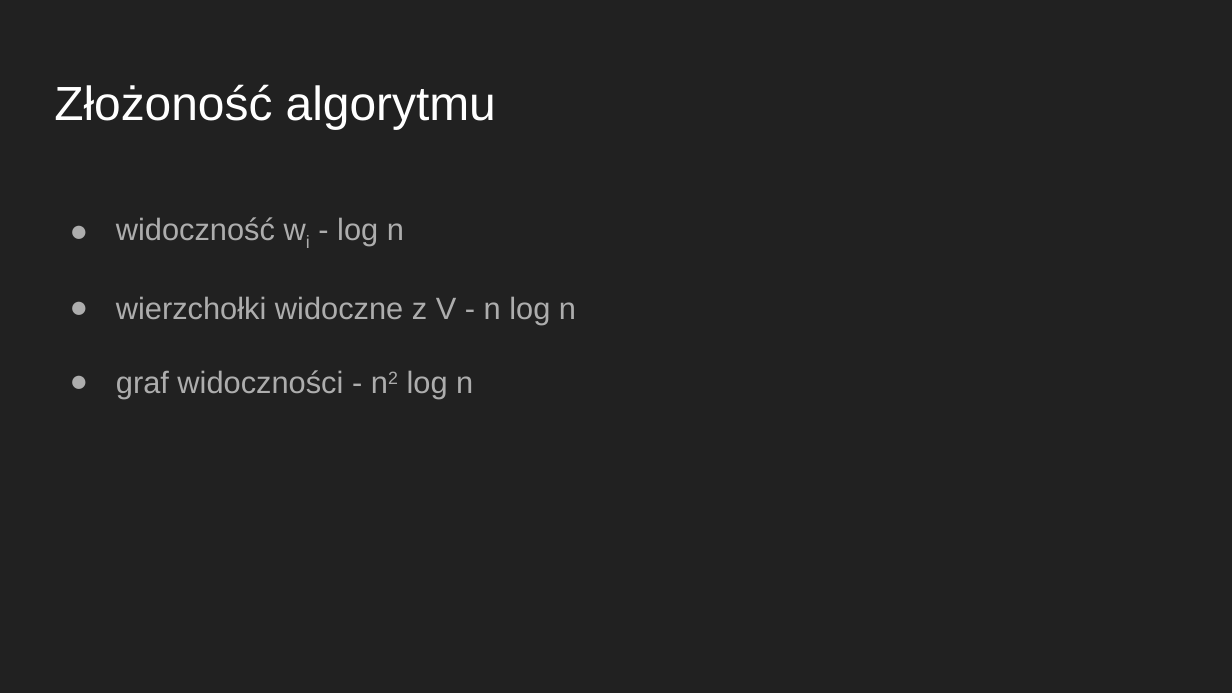
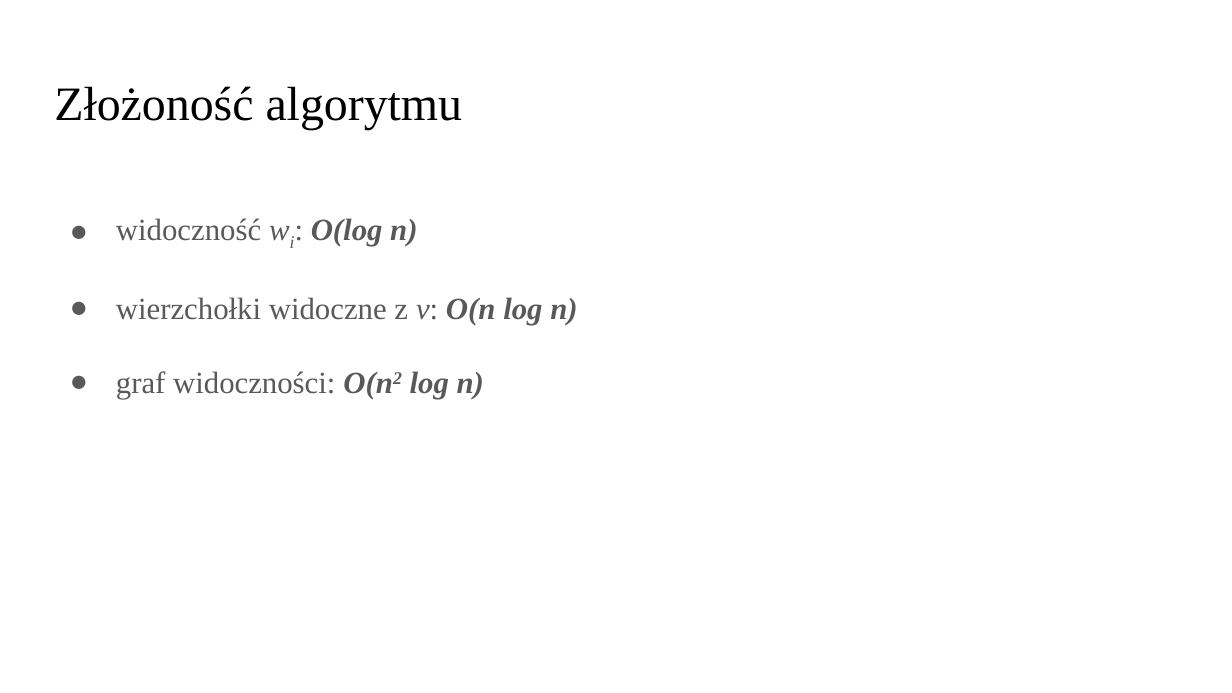
Before and after one commit to Mozarek/VisibilityGraph, a slide deck: slide 8 of presentation/Graf widoczności.pptx (slide 7 before the commit). Drawn at 1232x693 pixels with LibreOffice and Linux fonts; fonts in the diff are those of the drawing. Boxes give left, top, right and bottom in pixels: in the first picture for what was removed or moved away, otherwise in the second. Text is boxed around its words. In the diff, an @@ line names an element or a change of style, - is before the commit and + after.

```diff
--- a/presentation/Graf widoczności.pptx
+++ b/presentation/Graf widoczności.pptx
@@ background #212121 to #FFFFFF @@
@@ title "Złożoność algorytmu" at bbox=[54, 86, 463, 129]: font Arial to Times New Roman, text colour #FFFFFF to #000000 @@
@@ text at bbox=[116, 218, 577, 399]: text changed; font Arial to Times New Roman; text colour #ADADAD to #595959 @@
-● widoczność wi - log n
-● wierzchołki widoczne z V - n log n
-● graf widoczności - n2 log n
+● widoczność wi: O(log n)
+● wierzchołki widoczne z v: O(n log n)
+● graf widoczności: O(n2 log n)
```
Also in this commit, not shown: 5 other slides changed, 3 slides added, 2 slides removed.
